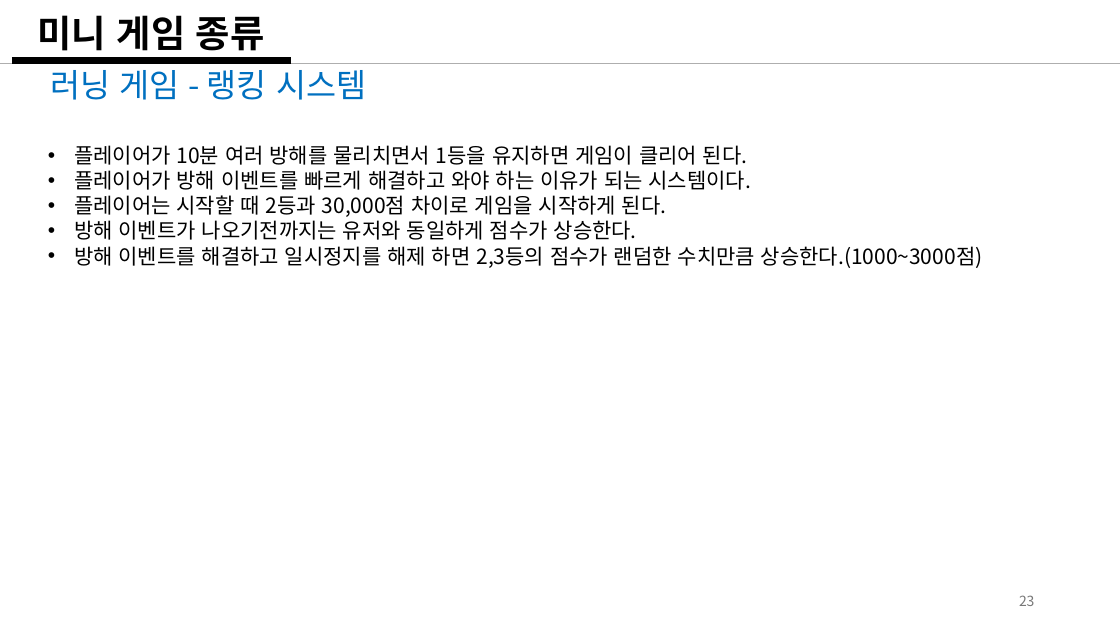
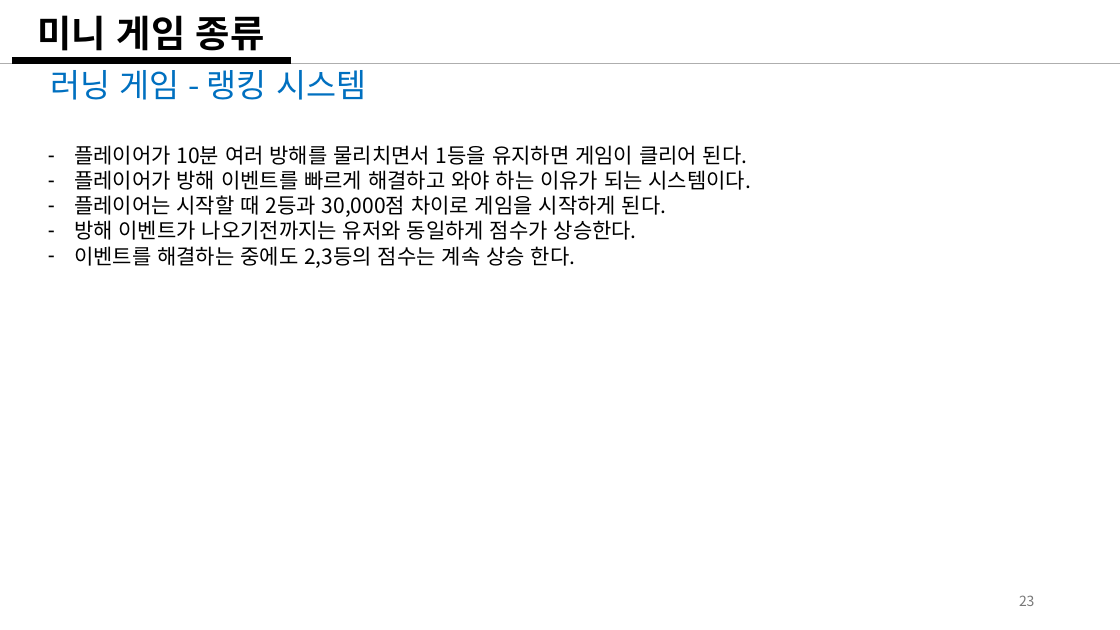
Before and after one commit to weariness00/Mandle_10Minute_Game, a slide deck: slide 23 of document/Please Leave me alone!.pptx. Drawn at 1120x630 pixels with LibreOffice and Linux fonts; fonts in the diff are those of the drawing. Boxes give left, top, right and bottom in pixels: in the first picture for what was removed or moved away, otherwise in the second. Text is boxed around its words. In the diff, an @@ line names an element or a change of style, - is before the commit and + after.

Commit message:
20250204_기획_update
- 추가 미니게임 기획

```diff
--- a/document/Please Leave me alone!.pptx
+++ b/document/Please Leave me alone!.pptx
@@ text at (74, 246, 575, 268): text changed @@
-• 방해 이벤트를 해결하고 일시정지를 해제 하면 2,3등의 점수가 랜덤한 수치만큼 상승한다.(1000~3000점)
+– 이벤트를 해결하는 중에도 2,3등의 점수는 계속 상승 한다.
```
Also in this commit, not shown: 6 other slides changed, 4 slides added, 1 other file.
